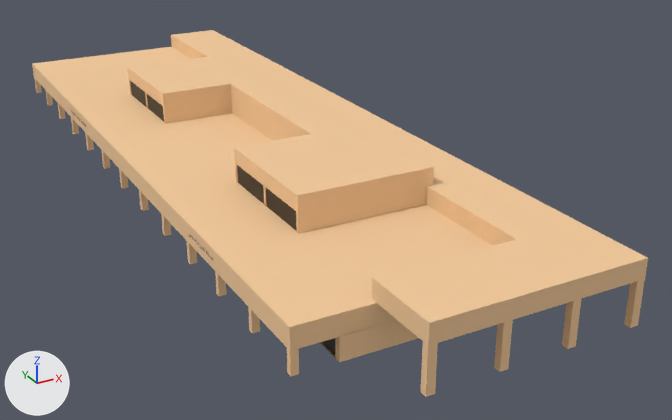
What one commit did to the glTF model PackageSources/oerk-hangars/oerk-hangars/oerk-pt.gltf.
Rendered twice from a camera (50 mm lens) standing at (-65.1, -164.3, 67.6) and looking at (15.0, -18.7, -5.2). The axes (+X, +Y, +Z) are drawn at lower left. The lights are the same throughout. Where no turn or scale is listed for an object, it has been applied to the vertices.
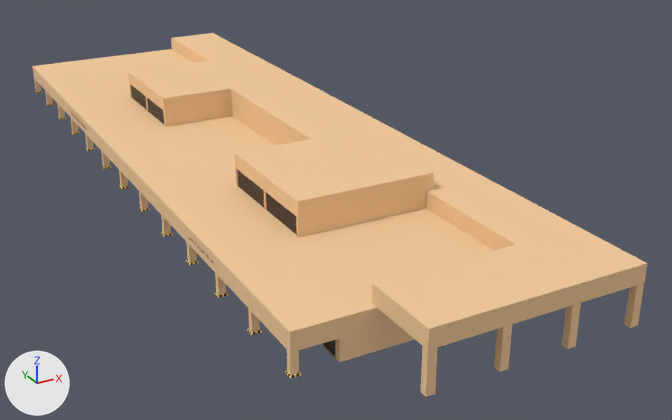
Pixel boxes [x1, y1, x2, y2] of what changed, in the pictures (672 x 420 px):
'Cube.003', moved, rescaled
    before: [128, 30, 648, 346]
    after: [128, 33, 647, 350]
'Cube', moved, rescaled
    before: [32, 47, 493, 351]
    after: [32, 49, 494, 353]

The change in detail:
Object 'Cube' (ob_cube) moves from (-2.9, 0.0, 5.6) to (-2.9, 0.0, 5.2).
Object 'Cube' (ob_cube) is rescaled from (18.6, 73.0, 1.75) to (18.6, 73.0, 1.54).
Object 'Cube.003' (ob_cube_003) moves from (21.6, 0.0, 9.0) to (21.6, 0.0, 8.2).
Object 'Cube.003' (ob_cube_003) is rescaled from (5.5, 73.0, 1.6) to (5.5, 73.0, 1.52).
